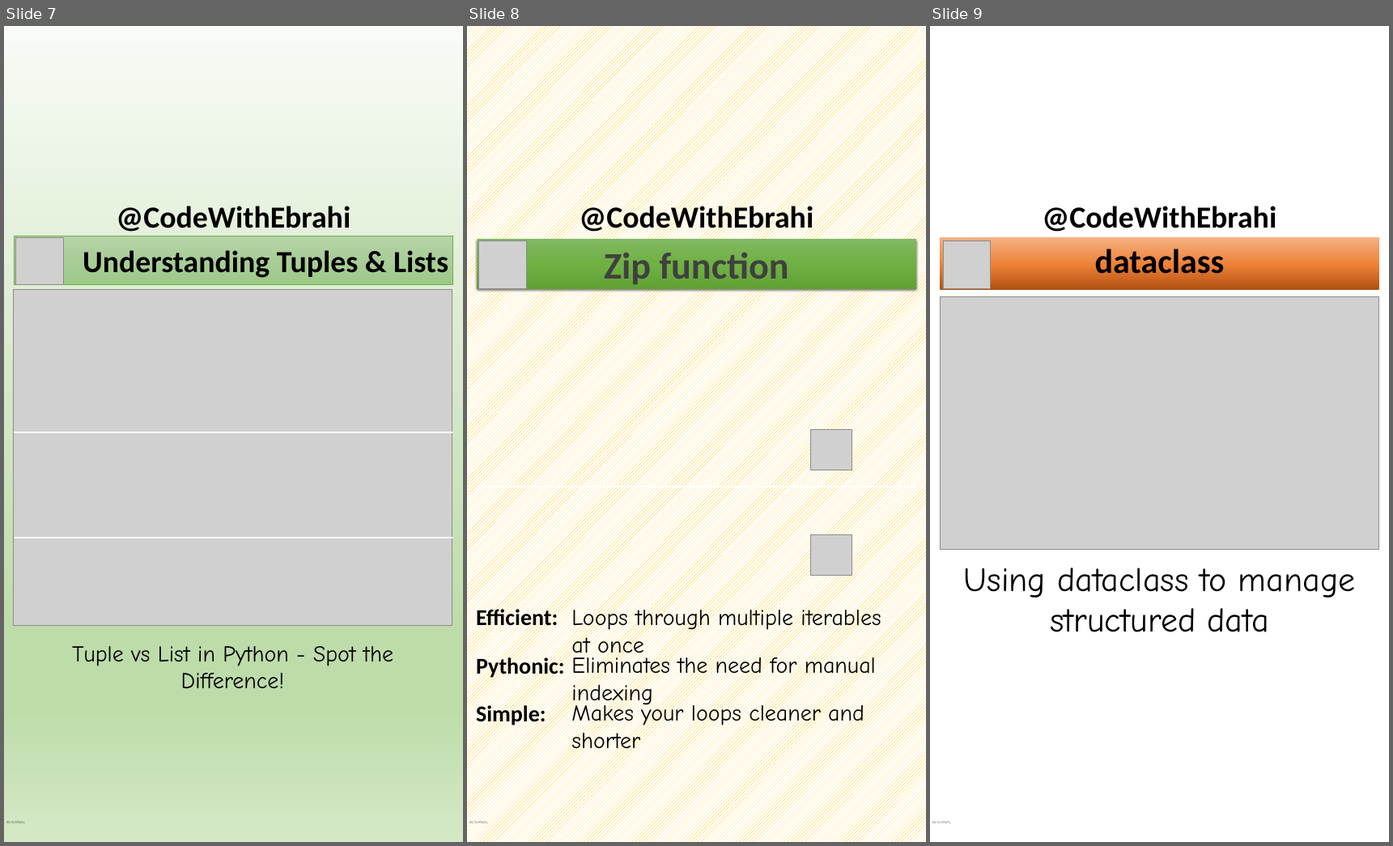
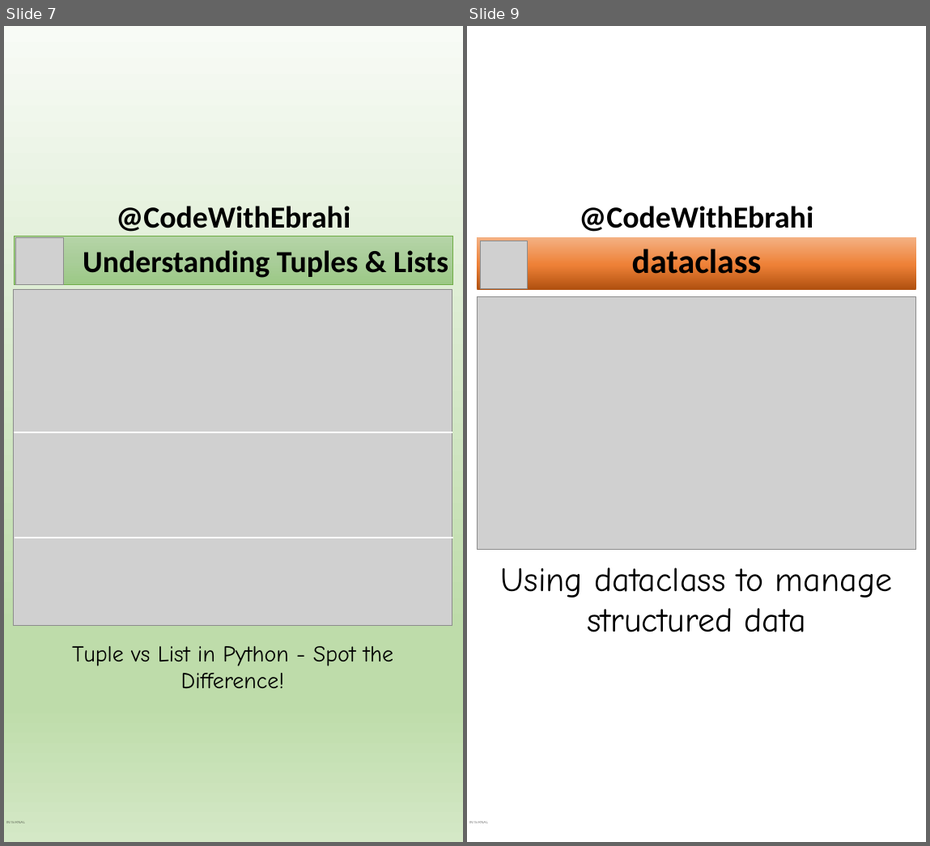
Before and after one commit to ebrahimsalehi1/python_codes, a slide deck: assets/images.pptx. Shown side by side, each under a label of ours: slides 7, 8 and 9 before the commit, slides 7 and 9 after it; the slides between them are not shown. The pictures are 1393x846 and 930x846 pixels, drawn with LibreOffice and Linux fonts; fonts in the diff are those of the drawing; grey boxes stand for pictures; background and template pictures are left out. Boxes give left, top, right and bottom in pixels: in the first picture for what was removed or moved away, otherwise in the second. Text is boxed around its words. In the diff, an @@ line names an element or a change of style, - is before the commit and + after.

```diff
--- a/assets/images.pptx
+++ b/assets/images.pptx
@@ slide 8 removed at [467,26,926,842], background pattern #FFC000 on #FFFFFF; not listed: 2 template elements that a slide beside it also shows @@
@@ rectangle removed at [477,240,916,289] @@
-Zip function
@@ picture removed at [479,241,526,288] @@
@@ picture removed at [810,429,852,471] @@
@@ line removed from (477, 487) to (916, 487) @@
@@ picture removed at [810,535,852,575] @@
@@ text removed at [476,607,558,631] @@
-Efficient:
@@ text removed at [571,606,881,660] @@
-Loops through multiple iterables at once
@@ text removed at [476,655,564,680] @@
-Pythonic:
@@ text removed at [571,654,876,708] @@
-Eliminates the need for manual indexing
@@ text removed at [476,703,546,727] @@
-Simple:
@@ text removed at [571,702,865,757] @@
-Makes your loops cleaner and shorter
```
Also in this commit, not shown: 3 slides added, 2 other slides removed, 12 other files.
